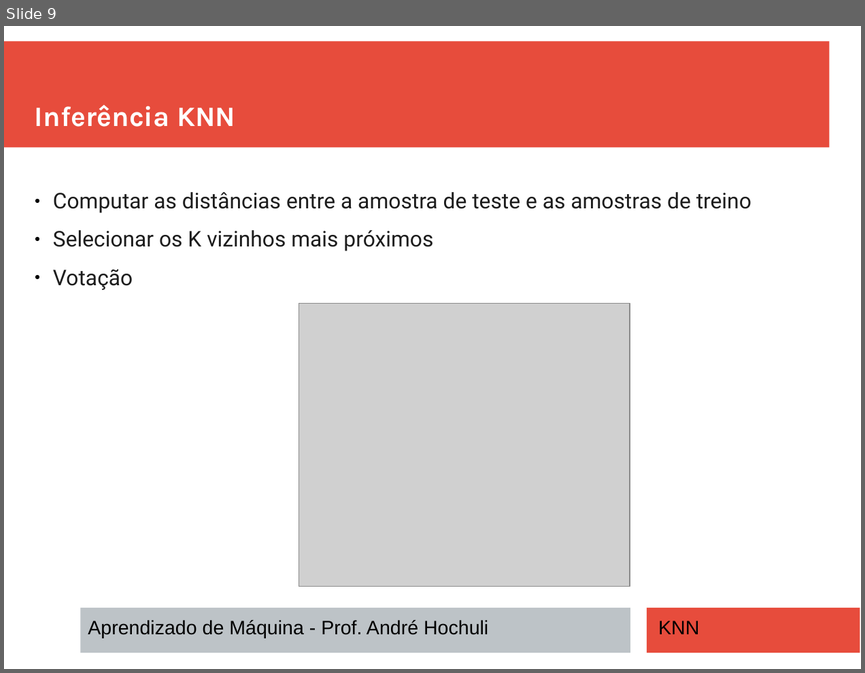
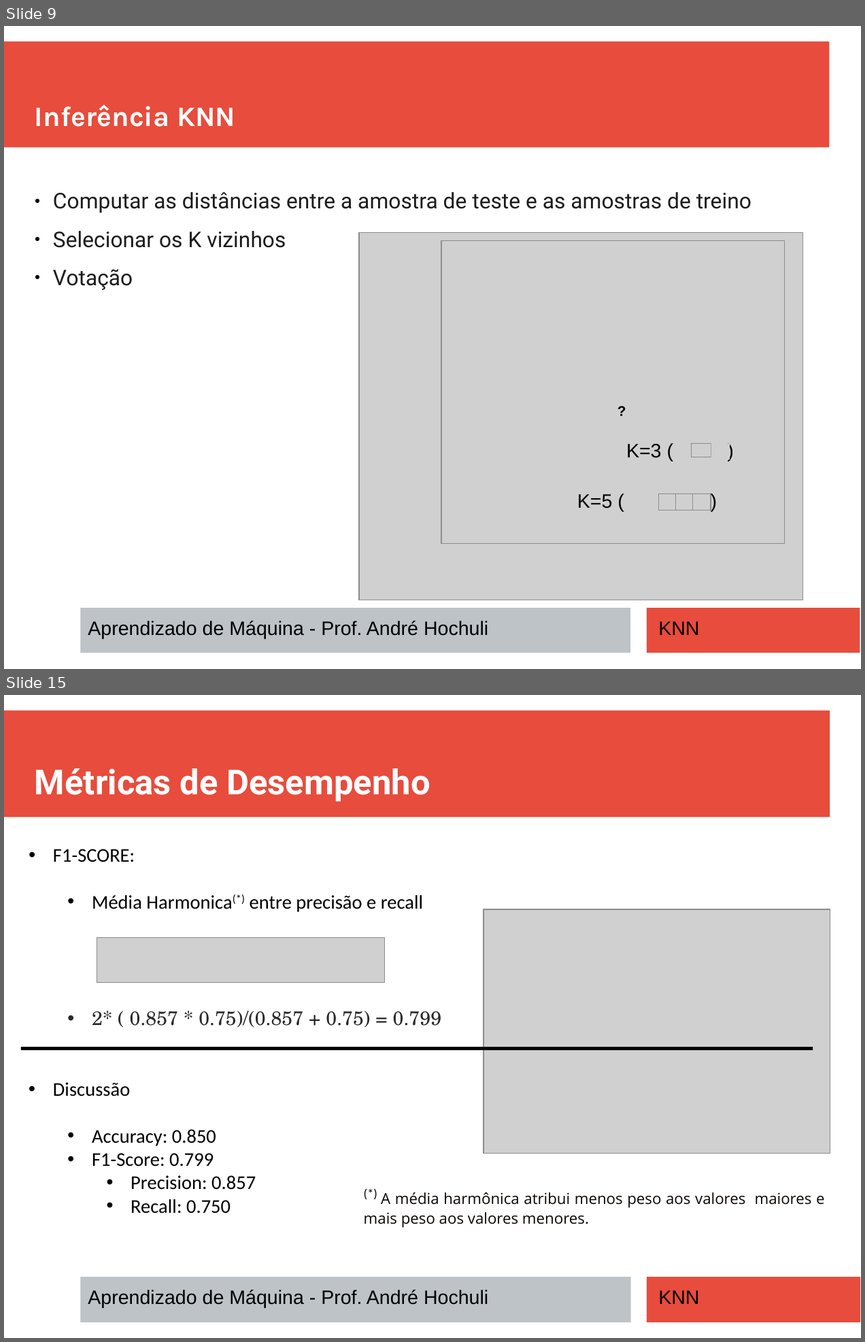
Before and after one commit to andrehochuli/teaching, a slide deck: AprendizadoMaquina/Tópico 02 - Aprendizado Supervisionado/Tópico 02 - Aprendizado-Supervisionado - KNN.pptx. Shown one above the other, each under a label of ours: slide 9 before the commit, slides 9 and 15 after it; the slides between them are not shown. The pictures are 865x673 and 865x1342 pixels, drawn with LibreOffice and Linux fonts; fonts in the diff are those of the drawing; grey boxes stand for pictures; background and template pictures are left out. Boxes give left, top, right and bottom in pixels: in the first picture for what was removed or moved away, otherwise in the second. Text is boxed around its words. In the diff, an @@ line names an element or a change of style, - is before the commit and + after.

```diff
--- a/AprendizadoMaquina/Tópico 02 - Aprendizado Supervisionado/Tópico 02 - Aprendizado-Supervisionado - KNN.pptx
+++ b/AprendizadoMaquina/Tópico 02 - Aprendizado Supervisionado/Tópico 02 - Aprendizado-Supervisionado - KNN.pptx
@@ slide 15 added at bbox=[4, 695, 861, 1338], background #FFFFFF @@
@@ rectangle added at bbox=[4, 711, 830, 817], fill #E74C3C @@
@@ text added at bbox=[35, 768, 430, 802], 32 pt, text #FFFFFF, bold @@
+Métricas de Desempenho
@@ text added at bbox=[53, 849, 441, 1027], 18 pt, text #000000 @@
+• F1-SCORE:
+  • Média Harmonica(*) entre precisão e recall
+  • 2* ( 0.857 * 0.75)/(0.857 + 0.75) = 0.799
@@ picture added at bbox=[483, 910, 830, 1154] @@
@@ picture added at bbox=[96, 938, 384, 982] @@
@@ line added from (813, 1048) to (21, 1048), #000000 3 pt @@
@@ text added at bbox=[53, 1082, 256, 1213], 18 pt, text #000000 @@
+• Discussão
+  • Accuracy: 0.850
+  • F1-Score: 0.799
+    • Precision: 0.857
+    • Recall: 0.750
@@ text added at bbox=[364, 1192, 824, 1227], 14 pt, text #0A0500 @@
+(*) A média harmônica atribui menos peso aos valores maiores e mais peso aos valores menores.
@@ rectangle added at bbox=[80, 1276, 631, 1322], fill #BDC3C7 @@
@@ rectangle added at bbox=[647, 1276, 861, 1322], fill #E74C3C @@
@@ text added at bbox=[88, 1289, 488, 1307], 18 pt, text #000000 @@
+Aprendizado de Máquina - Prof. André Hochuli
@@ text added at bbox=[658, 1290, 699, 1304], 18 pt, text #000000 @@
+KNN
@@ slide 9 changed as well @@
@@ text at bbox=[53, 231, 286, 248]: text changed @@
-● Selecionar os K vizinhos mais próximos
+● Selecionar os K vizinhos
@@ picture removed at bbox=[298, 303, 630, 586] @@
@@ group added at bbox=[360, 233, 803, 600]: 7 pictures, 3 texts @@
+K=3 ( )
+K=5 ( )
+?
```
Also in this commit, not shown: 2 other slides changed, 5 other slides added, 2 slides removed.
